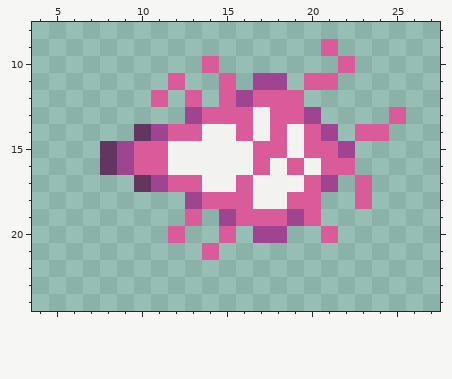
Pixel-art sprite: public/assets/shock-orb.png. That is the earlier state.
The file is 32x32 pixels. Shown: x 4..27, y 8..24.
The same view after the edit:
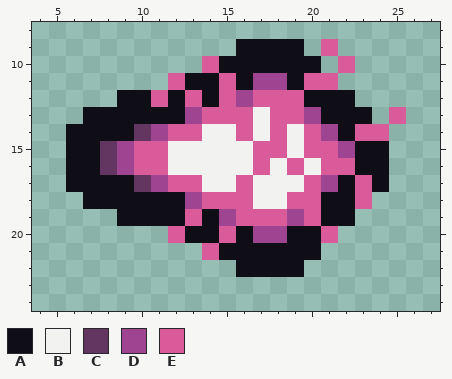
Palette (. is transparent): A #0f0e17  B #f2f2f0  C #633662  D #9e4491  E #d95b9a
Edits made:
The edit adds colour A in row 9 at x 16 to 19; in row 10 at x 15 to 20; in row 11 at x 13 to 14, 16 and 19; in row 12 at x 9 to 10, 12, 14 and 20 to 22; in row 13 at x 7 to 12 and 21 to 23; in row 14 at x 6 to 9 and 22.
The edit adds colour A in rows 15 to 16 at x 6 to 7 and 23 to 24; in row 17 at x 6 to 9, 22 and 24; in row 18 at x 7 to 12 and 21 to 22; in row 19 at x 9 to 12, 14 and 21 to 22; in row 20 at x 13 to 14, 16 and 19 to 20; in row 21 at x 15 to 20.
The edit adds colour A in row 22 at x 16 to 19.
